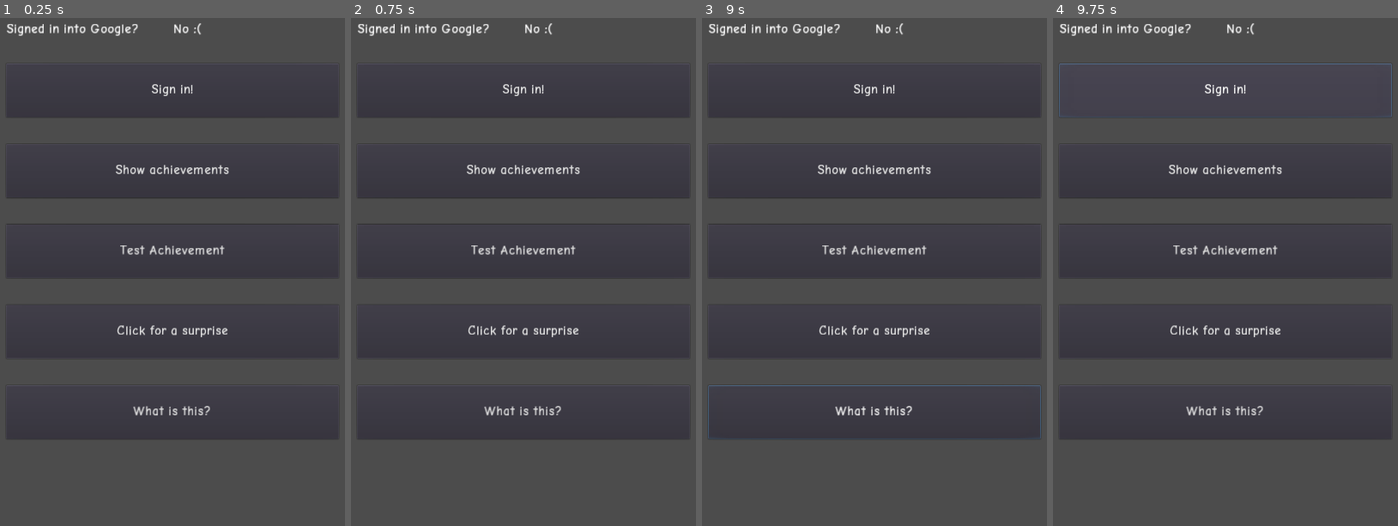
Above: before the commit, frames 1-4 (left to right).
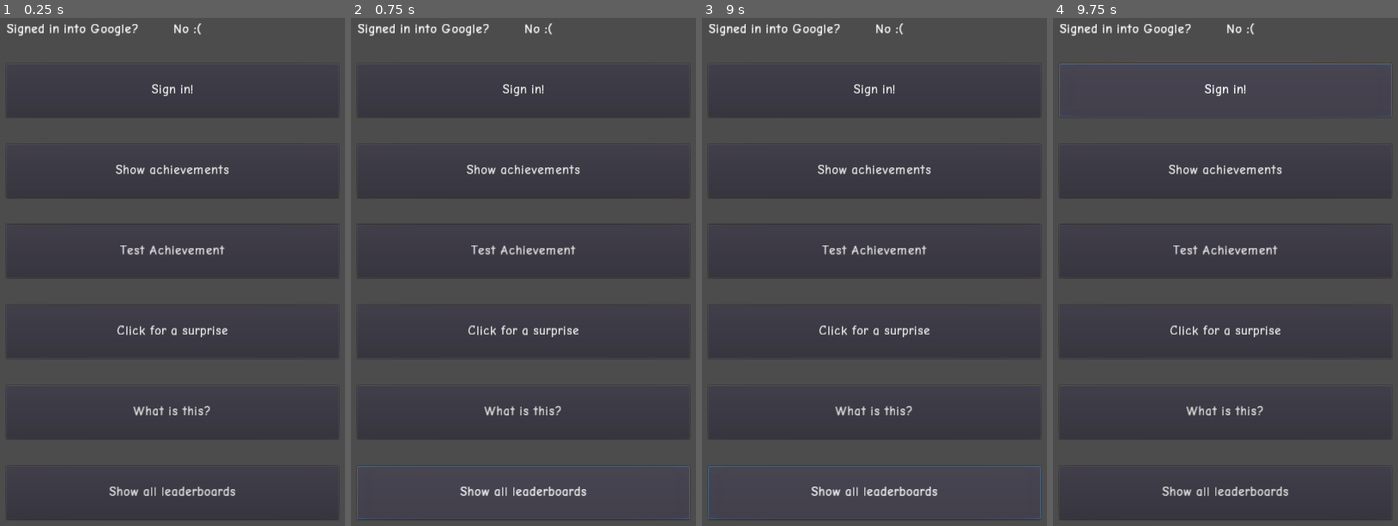
Above: after the commit, the same moments.

Repository: Iakobs/godot-google-play-game-services-plugin
Game: Godot game, scene res://Main.tscn
The game is run twice, just before and just after one commit, with the same random seed, the same clock (stepped at 60 frames per second) and the same inputs.
Inputs (mouse positions are in pixels of both pictures, inside the frame that each line leads up to):
- Up to frame 1 (0.25 s): no input
- Up to frame 2 (0.75 s): click (523, 490) at 0.5 s, where only the run after the commit has a clickable "Show all leaderboards"
- Up to frame 3 (9 s): click "Sign in!" at 1.25 s; click "Show achievements" at 2 s; click "Test Achievement" at 2.75 s; click "Click for a surprise" at 3.5 s; click "What is this?" at 4.25 s; click "Sign in!" at 5 s; click "Show achievements" at 5.75 s; click "Test Achievement" at 6.5 s; click "Click for a surprise" at 7.25 s; click "What is this?" at 8 s; click (874, 490) at 8.75 s, where only the run after the commit has a clickable "Show all leaderboards"
- Up to frame 4 (9.75 s): click "Sign in!" at 9.5 s

The runs differ from the first frame. In frame 1, 0.5% of the frame differs, in the area x 1-99%, y 92-99%; in frame 2, 0.7%; in frame 3, 1.1%, in the area x 1-99%, y 72-99%; in frame 4, 0.5%.

Commit message:
Add show all leaderboards button

Diff:
--- a/Main.gd
+++ b/Main.gd
@@ -46,6 +46,10 @@
 	if manager:
 		manager.revealAchievement(HIDDEN_TEST_ACHIEVEMENT_ID)
 
+func _on_all_leaderboards_pressed() -> void:
+	if manager:
+		manager.showAllLeaderboards()
+
 func on_user_authenticated_success() -> void:
 	signed_in_status.text = "You are signed in!"
 	is_signed_in = true
--- a/Main.tscn
+++ b/Main.tscn
@@ -53,7 +53,6 @@
 text = "Sign in!"
 
 [node name="ShowAchievements" type="Button" parent="MarginContainer/VBoxContainer"]
-unique_name_in_owner = true
 margin_top = 226.0
 margin_right = 620.0
 margin_bottom = 326.0
@@ -80,7 +79,6 @@
 text = "Click for a surprise"
 
 [node name="RevealButton" type="Button" parent="MarginContainer/VBoxContainer"]
-unique_name_in_owner = true
 margin_top = 676.0
 margin_right = 620.0
 margin_bottom = 776.0
@@ -88,8 +86,17 @@
 custom_fonts/font = ExtResource( 1 )
 text = "What is this?"
 
+[node name="AllLeaderboardsButton" type="Button" parent="MarginContainer/VBoxContainer"]
+margin_top = 826.0
+margin_right = 620.0
+margin_bottom = 926.0
+rect_min_size = Vector2( 0, 100 )
+custom_fonts/font = ExtResource( 1 )
+text = "Show all leaderboards"
+
 [connection signal="pressed" from="MarginContainer/VBoxContainer/SignIn" to="." method="_on_sign_in_pressed"]
 [connection signal="pressed" from="MarginContainer/VBoxContainer/ShowAchievements" to="." method="_on_show_achievements_pressed"]
 [connection signal="pressed" from="MarginContainer/VBoxContainer/TestAchievement" to="." method="_on_test_achievement_pressed"]
 [connection signal="pressed" from="MarginContainer/VBoxContainer/IncrementAchievement" to="." method="_on_increment_achievement_pressed"]
 [connection signal="pressed" from="MarginContainer/VBoxContainer/RevealButton" to="." method="_on_reveal_button_pressed"]
+[connection signal="pressed" from="MarginContainer/VBoxContainer/AllLeaderboardsButton" to="." method="_on_all_leaderboards_pressed"]
Not shown, changed: android/plugins/GodotGooglePlayGameServices.release.aar
